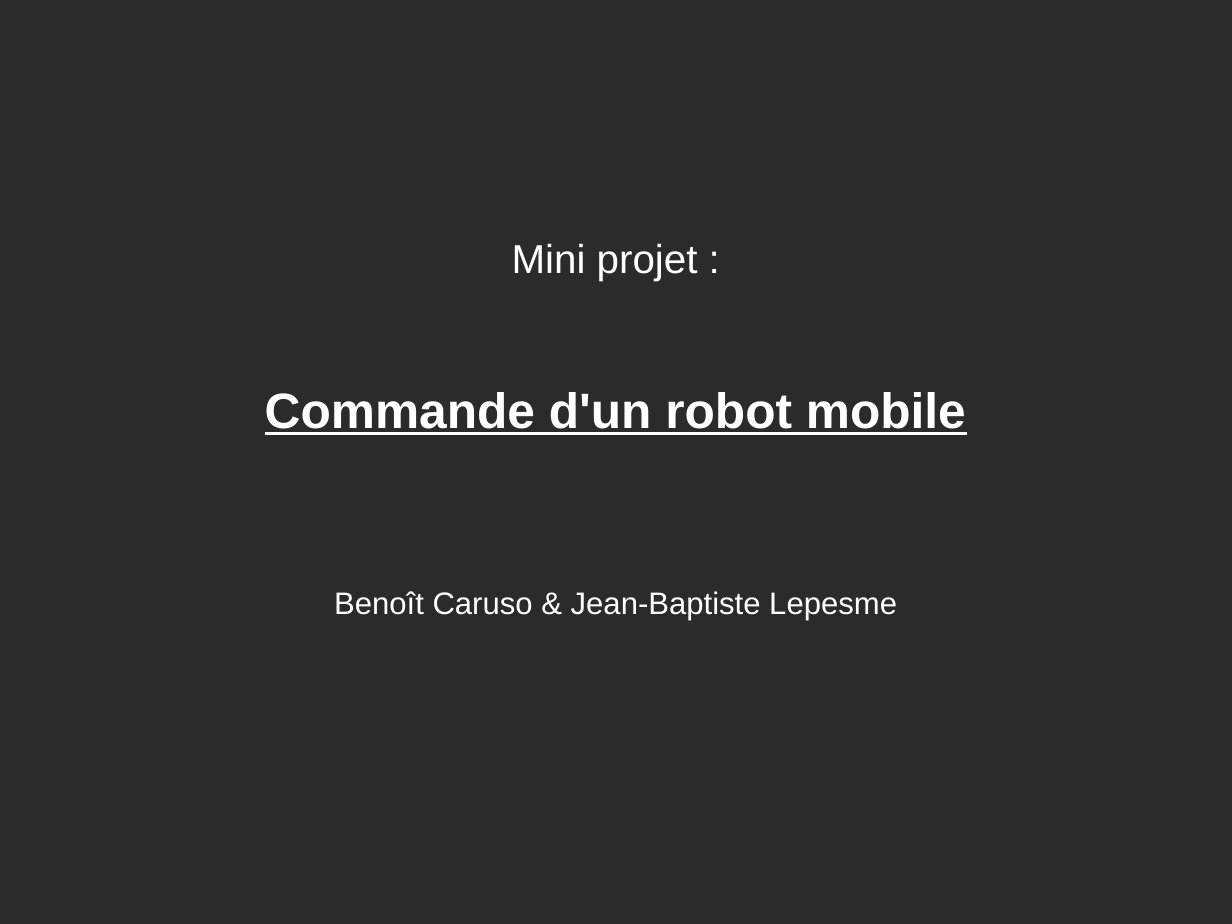
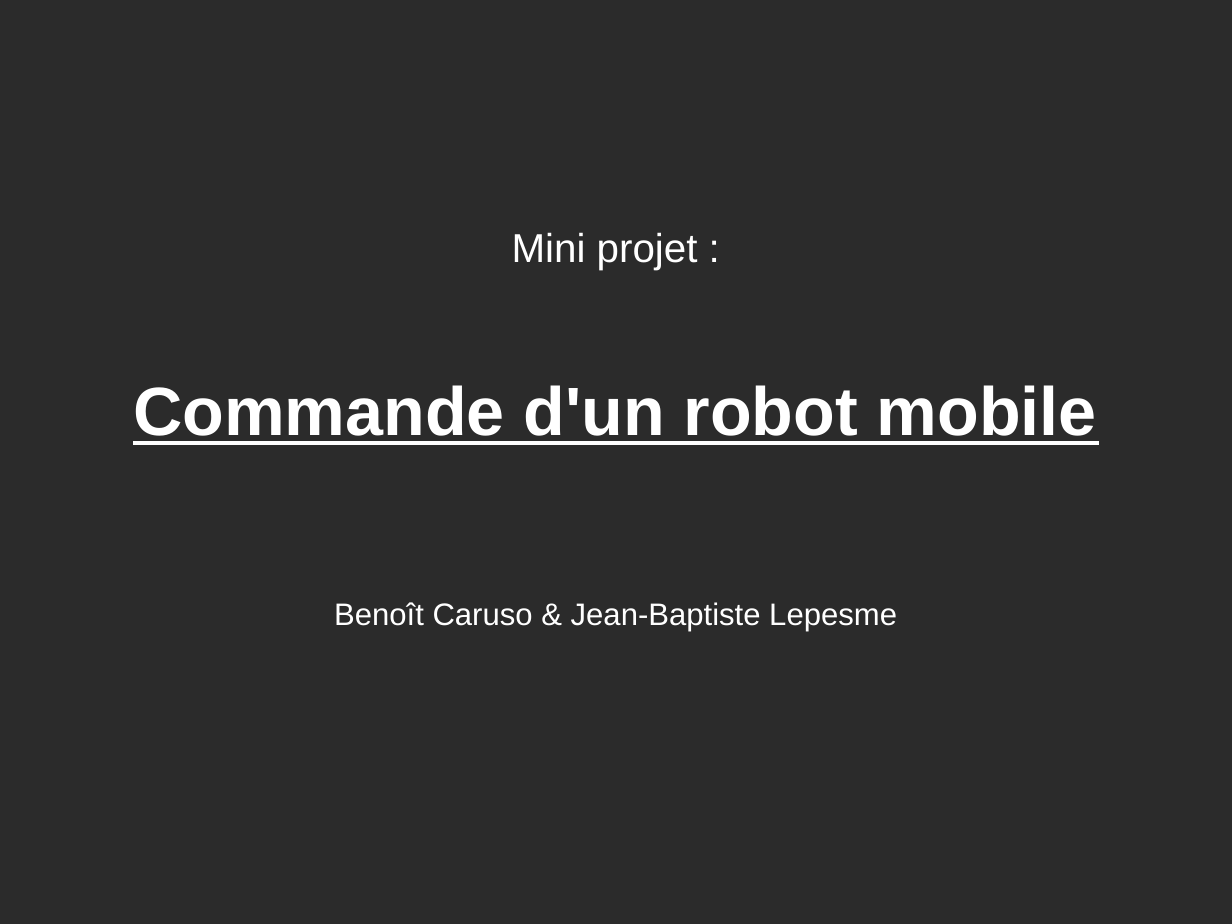
Before and after one commit to Jiboo/bluestorm, a slide deck: slide 1 of docs/slides.odp. Drawn at 1232x924 pixels with LibreOffice and Linux fonts; fonts in the diff are those of the drawing; background and template pictures are left out; a plain dark background stands for a picture behind light text. Boxes give left, top, right and bottom in pixels: in the first picture for what was removed or moved away, otherwise in the second. Text is boxed around its words. In the diff, an @@ line names an element or a change of style, - is before the commit and + after.

```diff
--- a/docs/slides.odp
+++ b/docs/slides.odp
@@ subtitle "Mini projet :": place and size @@
-subtitle "Mini projet :" at bbox=[265, 243, 966, 620]
+subtitle "Mini projet :" at bbox=[133, 232, 1097, 631]
@@ subtitle at bbox=[133, 385, 1097, 445]: size 32 to 44 pt in "Commande d'un robot mobile" @@
```
Also in this commit, not shown: 3 other slides changed, 2 slides added, 1 slide removed.
